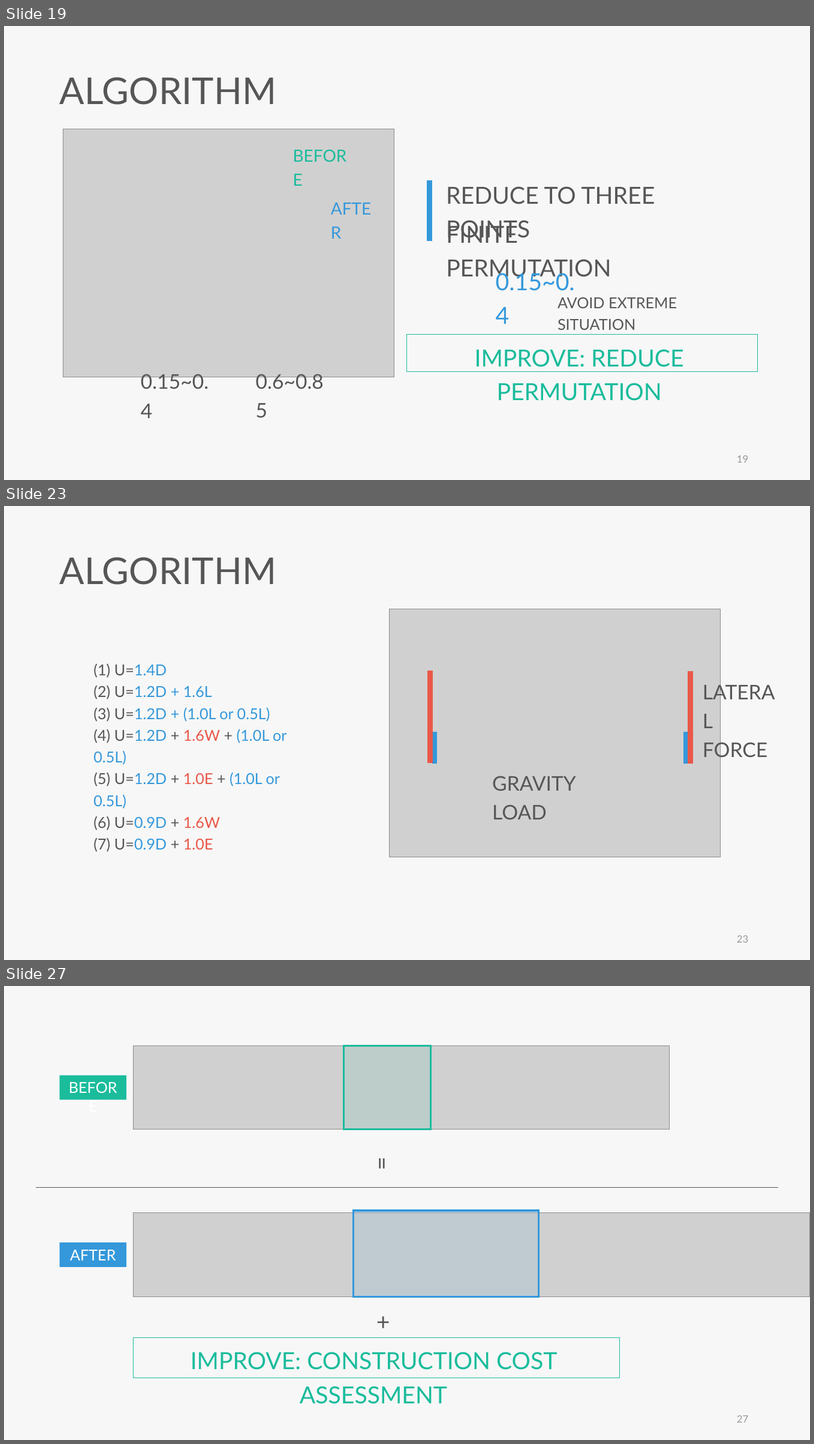
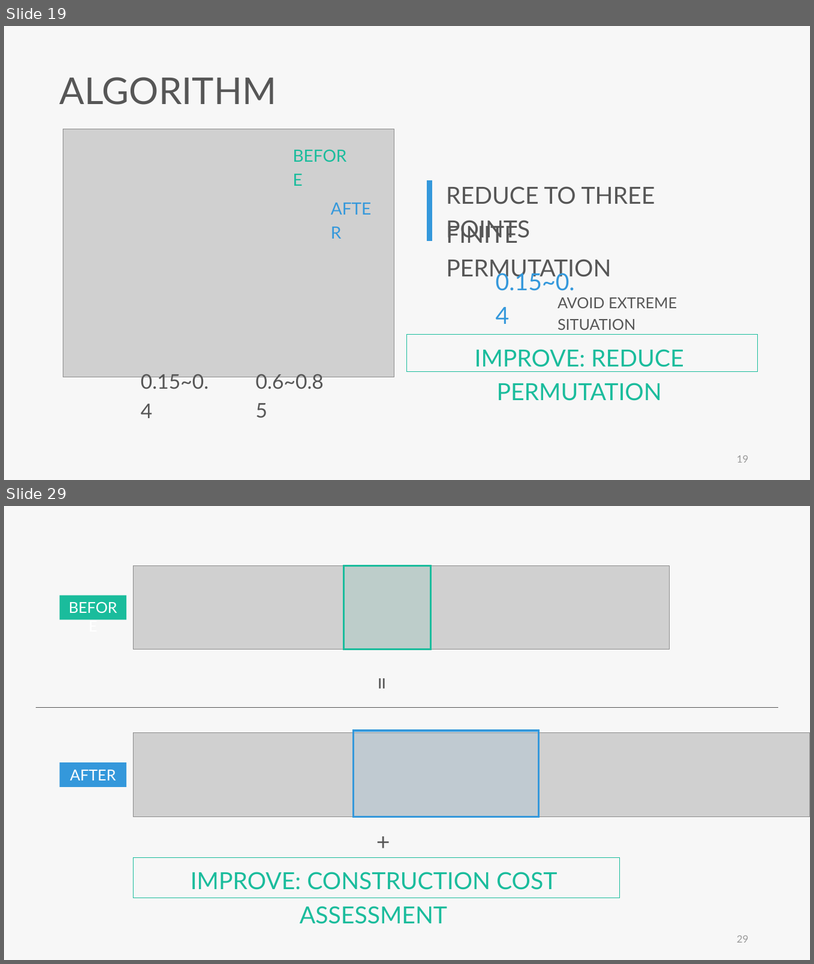
Before and after one commit to skyran1278/VbaProject, a slide deck: 20180126_SmartSplice/20180920_Meeting/20180920 Meeting.pptx. Shown one above the other, each under a label of ours: slides 19, 23 and 27 before the commit, slides 19 and 29 after it; the slides between them are not shown. The pictures are 814x1444 and 814x964 pixels, drawn with LibreOffice and Linux fonts; fonts in the diff are those of the drawing; grey boxes stand for pictures. Boxes give left, top, right and bottom in pixels: in the first picture for what was removed or moved away, otherwise in the second. Text is boxed around its words. In the diff, an @@ line names an element or a change of style, - is before the commit and + after.

```diff
--- a/20180126_SmartSplice/20180920_Meeting/20180920 Meeting.pptx
+++ b/20180126_SmartSplice/20180920_Meeting/20180920 Meeting.pptx
@@ slide 23 removed at (4, 506, 810, 960), background #F7F7F7 @@
@@ text removed at (60, 557, 277, 585) @@
-ALGORITHM
@@ text removed at (93, 663, 287, 852) @@
-(1) U=1.4D
-(2) U=1.2D + 1.6L
-(3) U=1.2D + (1.0L or 0.5L)
-(4) U=1.2D + 1.6W + (1.0L or 0.5L)
-(5) U=1.2D + 1.0E + (1.0L or 0.5L)
-(6) U=0.9D + 1.6W
-(7) U=0.9D + 1.0E
@@ group removed at (389, 609, 721, 857): 4 lines, 1 picture @@
@@ text removed at (703, 740, 768, 761) @@
-LATERAL
-FORCE
@@ text removed at (492, 776, 576, 819) @@
-GRAVITY LOAD
@@ page number removed at (737, 935, 749, 942) @@
-23
@@ what was slide 27 is now slide 29 @@
@@ page number at (737, 935, 749, 942): text changed @@
-27
+29
```
Also in this commit, not shown: 9 slides changed, 4 slides added, 6 other files.
